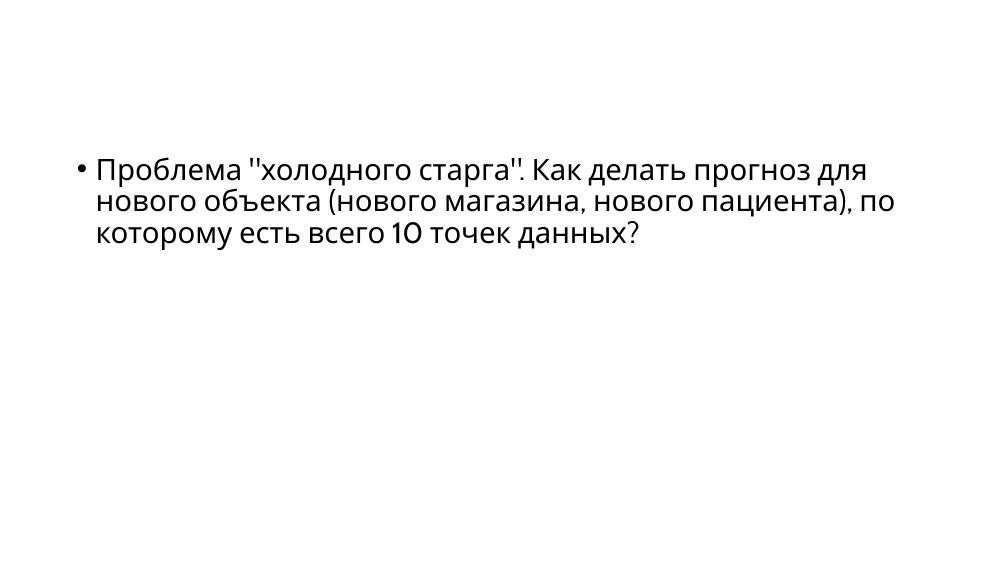
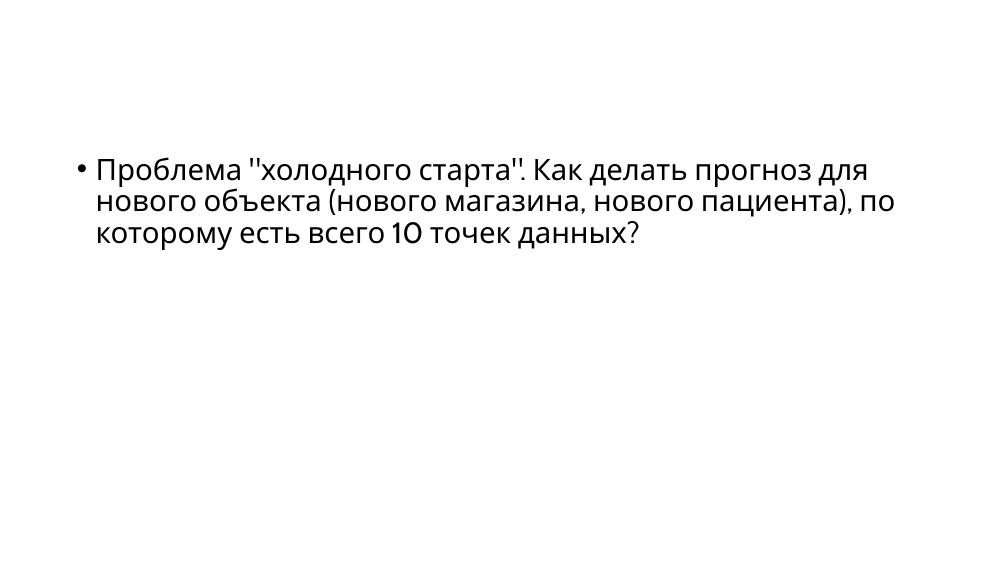
Before and after one commit to MVRonkin/TimeSeriesCourse, a slide deck: slide 2 of 2025/LEC/08 работа с индустриальными ВР.pptx. Drawn at 1008x567 pixels with LibreOffice and Linux fonts; fonts in the diff are those of the drawing. Boxes give left, top, right and bottom in pixels: in the first picture for what was removed or moved away, otherwise in the second. Text is boxed around its words. In the diff, an @@ line names an element or a change of style, - is before the commit and + after.

```diff
--- a/2025/LEC/08 работа с индустриальными ВР.pptx
+++ b/2025/LEC/08 работа с индустриальными ВР.pptx
@@ text at box(96, 157, 895, 250): text changed @@
-• Проблема "холодного старга". Как делать прогноз для нового объекта (нового магазина, нового пациента), по которому есть всего 10 точек данных?
+• Проблема "холодного старта". Как делать прогноз для нового объекта (нового магазина, нового пациента), по которому есть всего 10 точек данных?
```
Also in this commit, not shown: 10 slides added.
